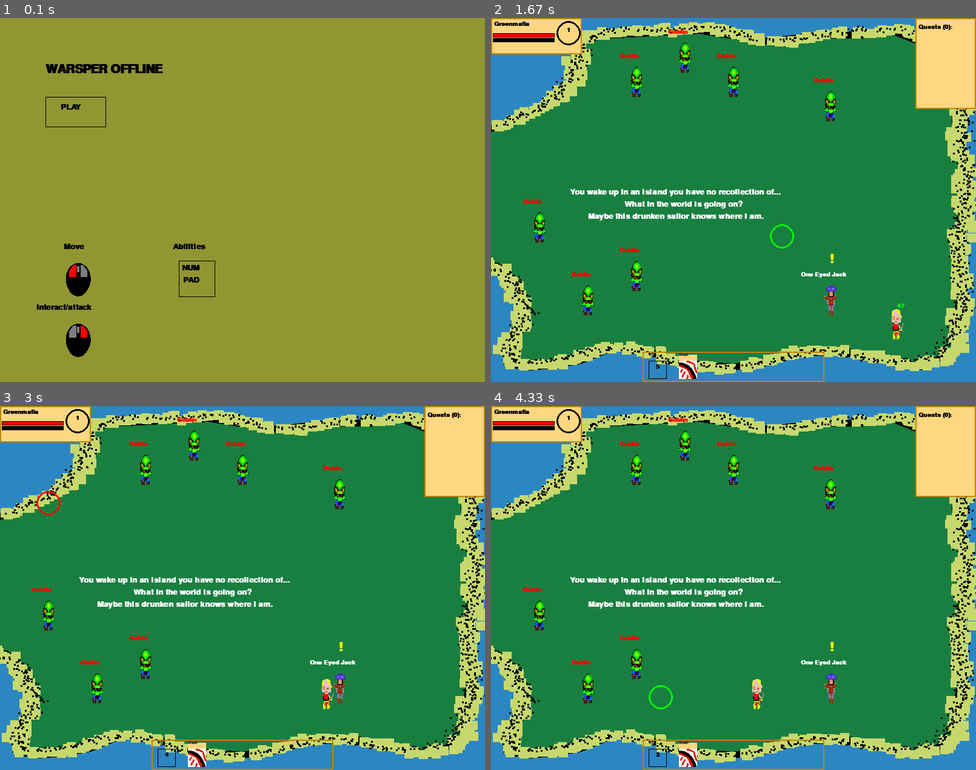
Above: before the commit, frames 1-4 (two rows, left to right).
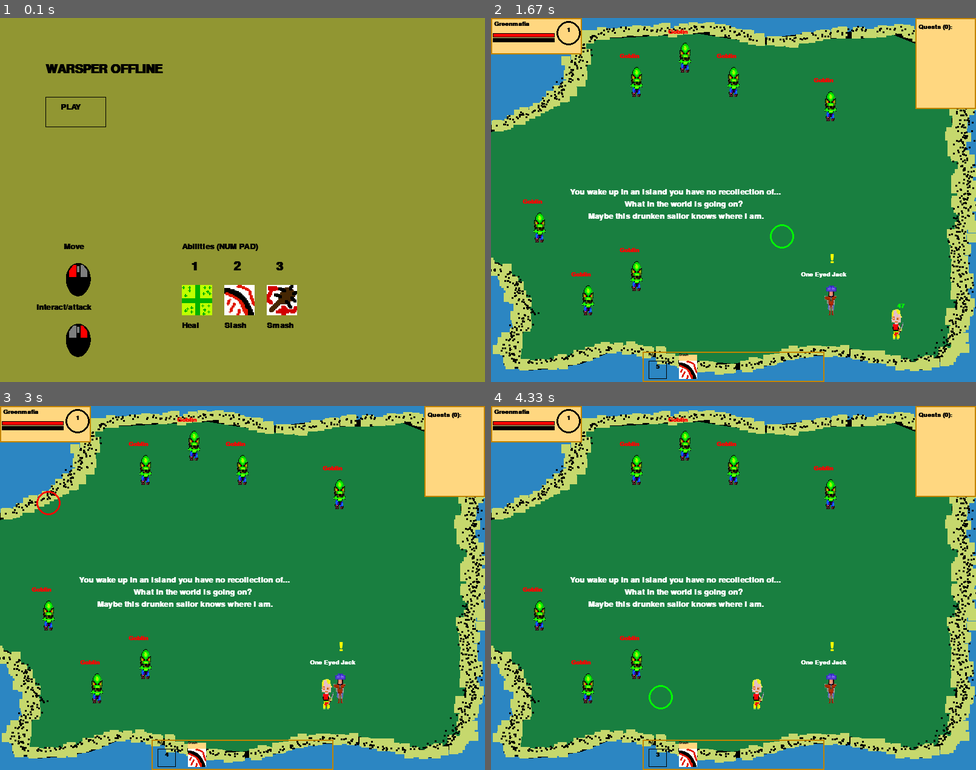
Above: after the commit, the same moments.

Repository: Lauri-Iivarinen/Pygame-WarspearOffline
Game: pygame game, started from main.py
Same seed, same stepped clock (60 frames per second), same inputs: the game is played once before the commit and once after it.
Inputs (mouse positions are in pixels of both pictures, inside the frame that each line leads up to):
- Up to frame 1 (0.1 s): no input
- Up to frame 2 (1.67 s): click "PLAY" at 0.38 s; tap 1 at 0.67 s; click (791, 232) at 1.55 s
- Up to frame 3 (3 s): click (67, 577) at 1.88 s; click (368, 646) at 2.22 s; click (164, 467) at 2.55 s; click (58, 507) at 2.88 s
- Up to frame 4 (4.33 s): click (835, 522) at 3.22 s; click (588, 464) at 3.55 s; click (597, 628) at 3.88 s; click (660, 693) at 4.22 s

The runs differ from the first frame. In frame 1, 2.1% of the frame differs, in the area x 35-62%, y 62-86%; in frame 2, less than 0.1%; in frame 3, less than 0.1%; in frame 4, less than 0.1%.

Commit message:
Fixed icon issue after reverting

Diff:
--- a/classes/Drawing.py
+++ b/classes/Drawing.py
@@ -29,8 +29,10 @@
         title = self.LARGEFONT.render('WARSPER OFFLINE', 1, 'black')
         self.WINDOW.blit(title, (75,75))
         play_frame = pygame.Rect(75, 130, 100, 50)
+        pygame.draw.rect(self.WINDOW, 'black', play_frame, 1)
         play_txt = self.BIGFONT.render('PLAY', 1, 'black')
         self.WINDOW.blit(play_txt, (100,140))
+        #Playguide
         l_guide = self.BIGFONT.render('Move', 1, 'black')
         r_guide = self.BIGFONT.render('Interact/attack', 1, 'black')
         l_click = pygame.transform.scale(pygame.image.load('assets/icons/L_click.png'), (60,60))
@@ -39,17 +41,20 @@
         self.WINDOW.blit(r_click, (100, 500))
         self.WINDOW.blit(l_guide, (105, 370))
         self.WINDOW.blit(r_guide, (60, 470))
-
-        abilities = self.BIGFONT.render('Abilities', 1, 'black')
-        self.WINDOW.blit(abilities, (285, 370))
-        num_pad_border = pygame.Rect(295, 400, 60,60)
-        pygame.draw.rect(self.WINDOW, 'black', num_pad_border, 1)
-        num = self.BIGFONT.render('NUM', 1, 'black')
-        self.WINDOW.blit(num, (300, 405))
-        pad = self.BIGFONT.render('PAD', 1, 'black')
-        self.WINDOW.blit(pad, (302, 425))
-
-        pygame.draw.rect(self.WINDOW, 'black', play_frame, 1)
+        abilities = self.BIGFONT.render('Abilities (NUM PAD)', 1, 'black')
+        self.WINDOW.blit(abilities, (300, 370))
+        list = ['Heal', 'Slash', 'Smash']
+        icon_x = 300
+        icon_y = 440
+        for txt in list:
+            icon = pygame.transform.scale(pygame.image.load(f'assets/icons/{txt}.png'), (50,50))
+            self.WINDOW.blit(icon, (icon_x, icon_y))
+            button = self.LARGEFONT.render(f'{list.index(txt)+1}', 1, 'black')
+            self.WINDOW.blit(button, (icon_x+15, 400))
+            ability_name = self.BIGFONT.render(txt, 1, 'black')
+            self.WINDOW.blit(ability_name, (icon_x, icon_y + 60))
+            icon_x += 70
+
         pygame.display.update()
 
     def get_text_pos(self,x,y,length):
--- a/classes/Player.py
+++ b/classes/Player.py
@@ -114,7 +114,7 @@
         self.xp = xp
         self.quests = quests
         self.abilities = [
-            Ability('Vitalize', 'heal', 0, 35, 5, True),
+            Ability('Heal', 'heal', 0, 35, 5, True),
             Ability('Slash', 'dmg', 25, 0, 7, True),
         ]
         self.xp_cap = 100
--- a/main.py
+++ b/main.py
@@ -250,7 +250,7 @@
 
             # Check for ability usage
             keys = pygame.key.get_pressed()
-            if keys[pygame.K_1] and gcd_ok and player_info.ability_usable('Vitalize'):
+            if keys[pygame.K_1] and gcd_ok and player_info.ability_usable('Heal'):
                 useHeal = True
                 gcd_ok = False
             if keys[pygame.K_2] and gcd_ok and player_info.ability_usable('Slash'):
@@ -287,8 +287,8 @@
                 if active_target:
                     speaking = do_interact(active_target, player, player_info)
                 if useHeal:
-                    if player_info.useAbility('Vitalize'):
-                        heal = player_info.get_ability('Vitalize')
+                    if player_info.useAbility('Heal'):
+                        heal = player_info.get_ability('Heal')
                         drawing.combat_txt.append(Combat_text(f'{player_info.calc_healing(heal.healing)}', 'green', player.x, player.y))
                         useHeal = False
                         gcd_ok = True
Renamed: assets/icons/Vitalize.png -> assets/icons/Heal.png
